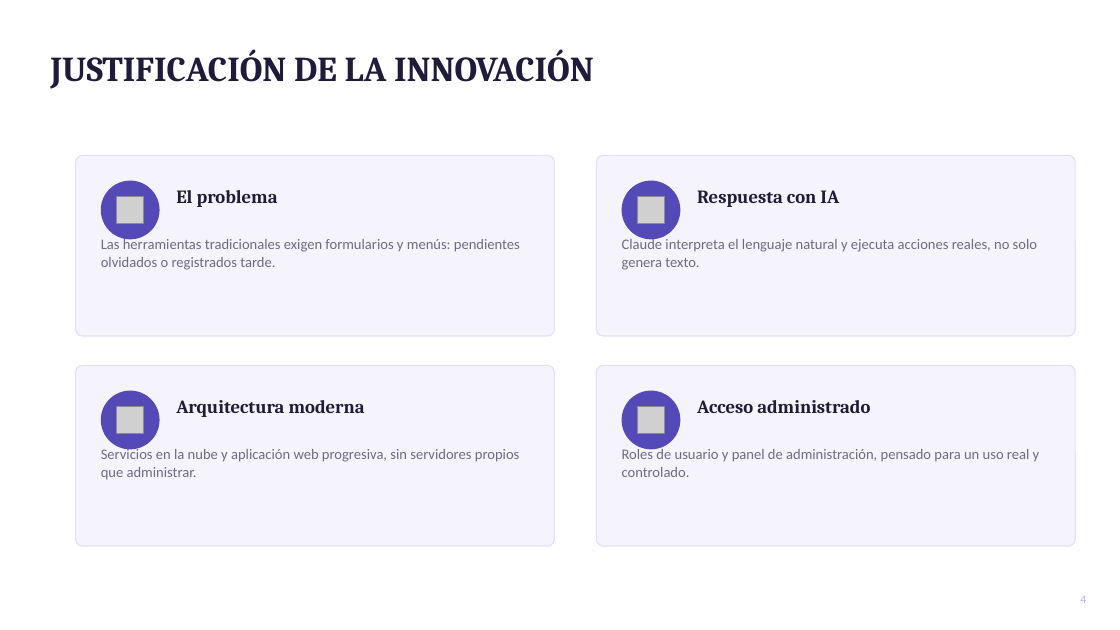
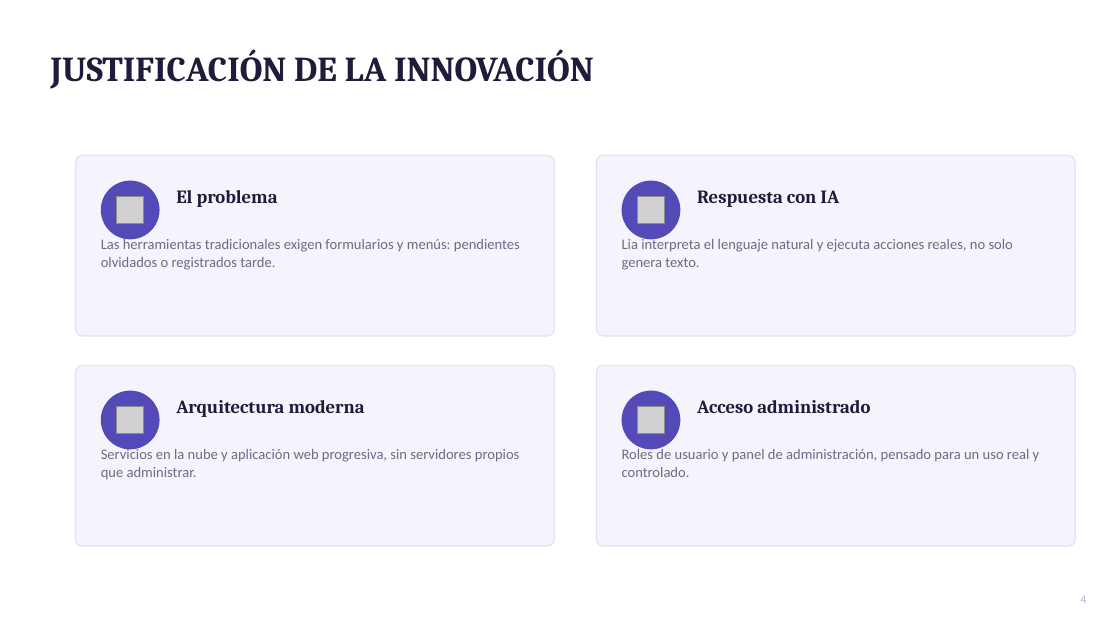
Before and after one commit to gustavougartecanaza-wq/lia-app, a slide deck: slide 4 of presentacion/Lia-Defensa.pptx. Drawn at 1120x630 pixels with LibreOffice and Linux fonts; fonts in the diff are those of the drawing; grey boxes stand for pictures. Boxes give left, top, right and bottom in pixels: in the first picture for what was removed or moved away, otherwise in the second. Text is boxed around its words. In the diff, an @@ line names an element or a change of style, - is before the commit and + after.

```diff
--- a/presentacion/Lia-Defensa.pptx
+++ b/presentacion/Lia-Defensa.pptx
@@ text at <box>622,237,1013,270</box>: text changed @@
-Claude interpreta el lenguaje natural y ejecuta acciones reales, no solo genera texto.
+Lia interpreta el lenguaje natural y ejecuta acciones reales, no solo genera texto.
```
